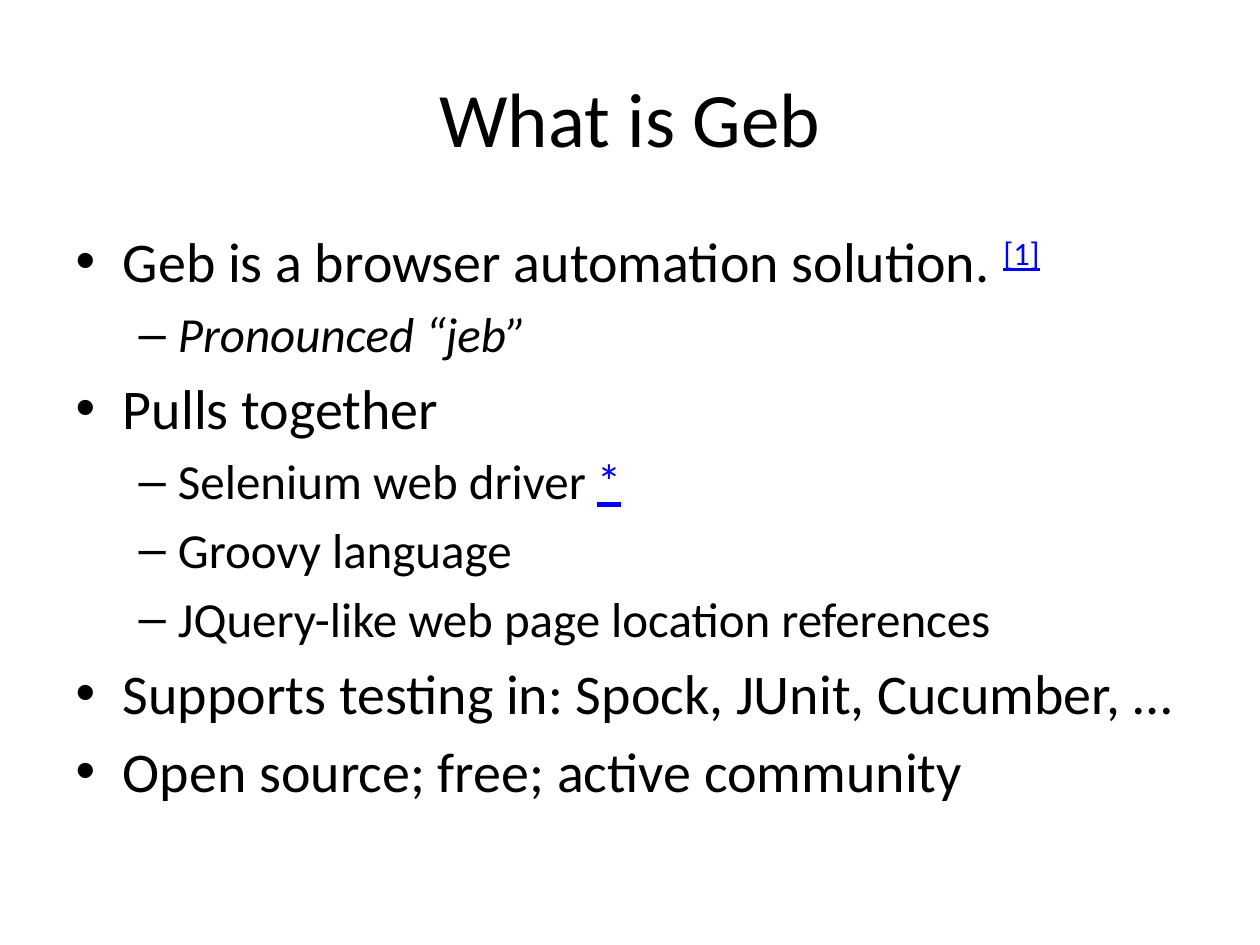
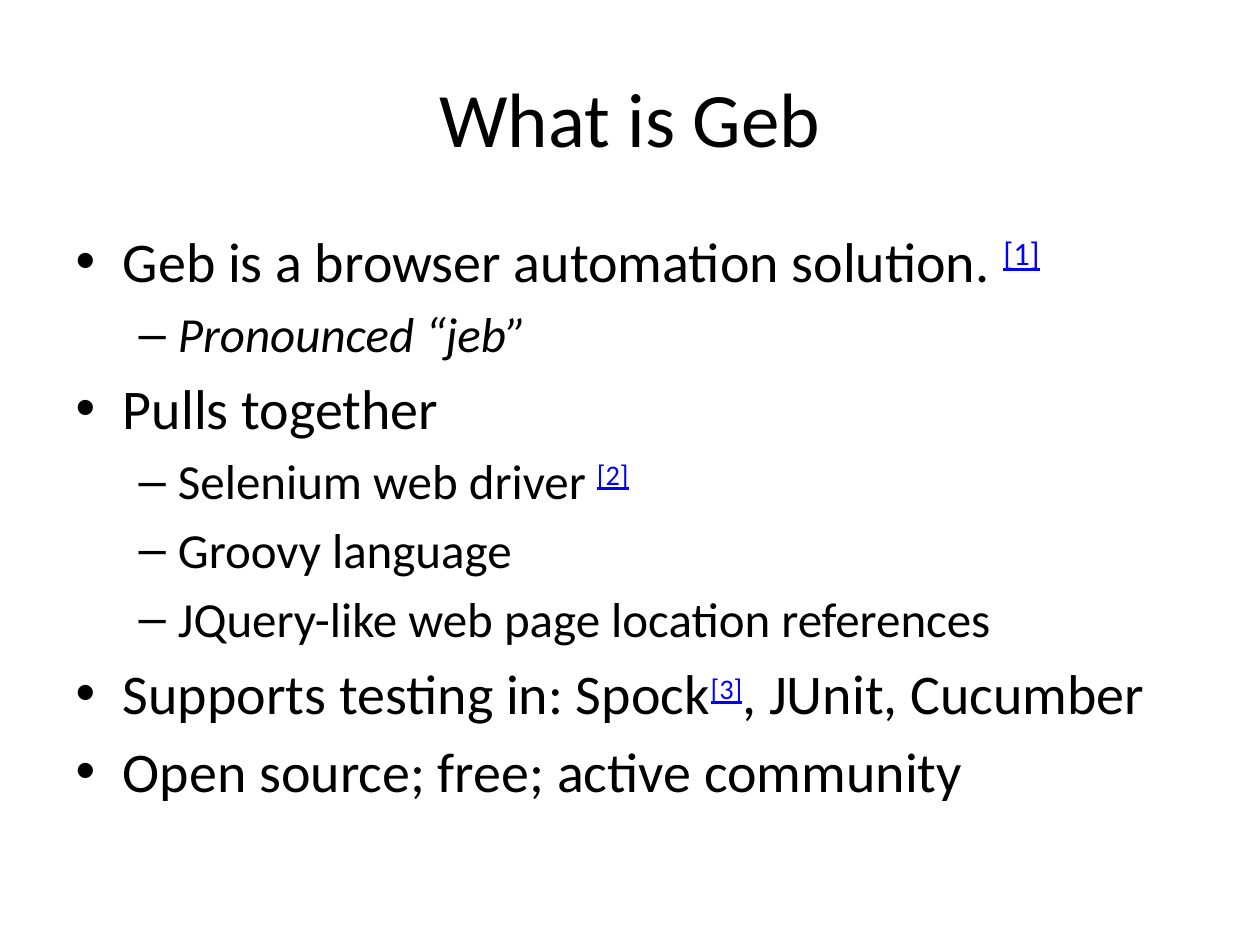
Before and after one commit to RichardAlexanderGreen/example-geb, a slide deck: slide 6 of GebTalk.pptx. Drawn at 1260x945 pixels with LibreOffice and Linux fonts; fonts in the diff are those of the drawing. Boxes give left, top, right and bottom in pixels: in the first picture for what was removed or moved away, otherwise in the second. Text is boxed around its words. In the diff, an @@ line names an element or a change of style, - is before the commit and + after.

```diff
--- a/GebTalk.pptx
+++ b/GebTalk.pptx
@@ text at (178, 464, 629, 500): text changed @@
-  – Selenium web driver *
+  – Selenium web driver [2]
@@ text at (123, 675, 1144, 724): text changed @@
-• Supports testing in: Spock, JUnit, Cucumber, …
+• Supports testing in: Spock[3], JUnit, Cucumber
```
Also in this commit, not shown: 15 other slides changed, 3 slides added, 1 slide removed.
